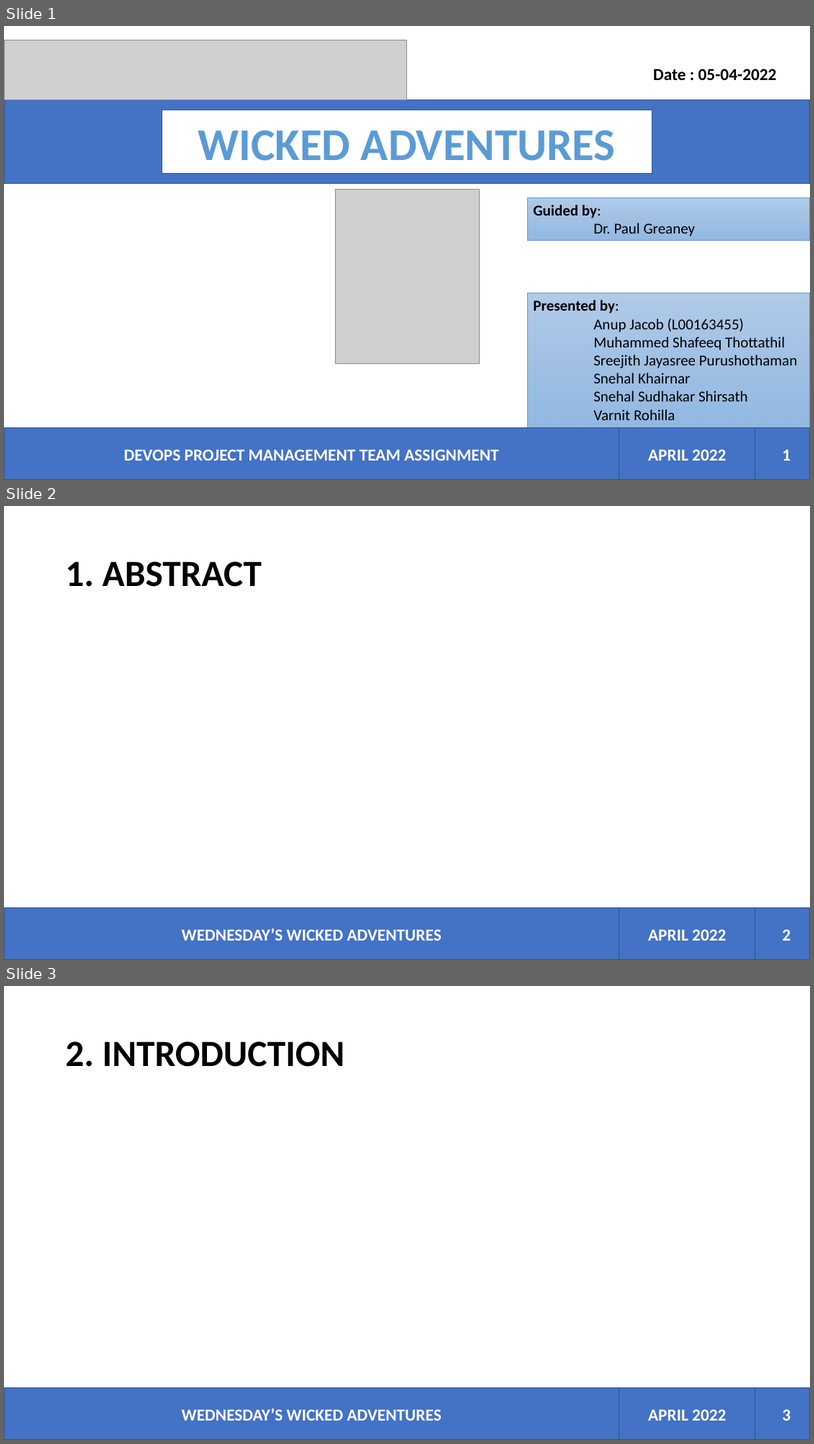
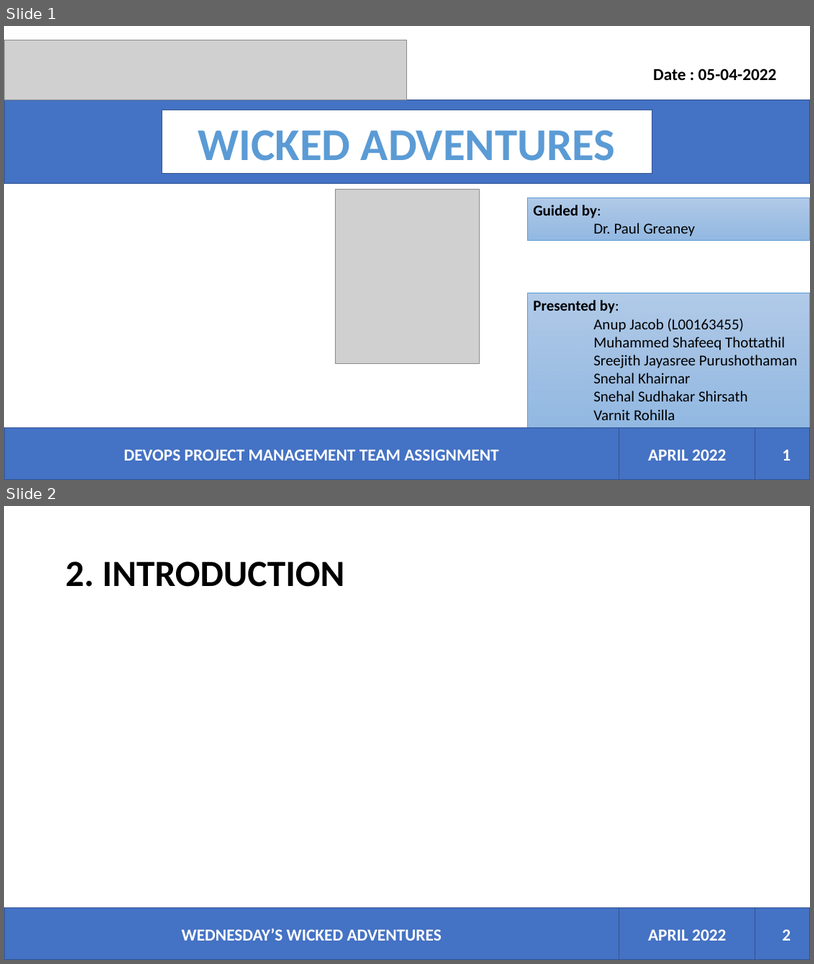
Before and after one commit to devopslecturer/awmsc2022, a slide deck: Wicked Adventures.pptx. Shown one above the other, each under a label of ours: slides 1, 2 and 3 before the commit, slides 1 and 2 after it. The pictures are 814x1444 and 814x964 pixels, drawn with LibreOffice and Linux fonts; fonts in the diff are those of the drawing; grey boxes stand for pictures. Boxes give left, top, right and bottom in pixels: in the first picture for what was removed or moved away, otherwise in the second. Text is boxed around its words. In the diff, an @@ line names an element or a change of style, - is before the commit and + after.

Commit message:
Updated the presentation with Abstract page removed

```diff
--- a/Wicked Adventures.pptx
+++ b/Wicked Adventures.pptx
@@ slide 2 removed at bbox=[4, 506, 810, 960], background #FFFFFF @@
@@ title removed at bbox=[65, 561, 262, 587] @@
-1. ABSTRACT
@@ rectangle removed at bbox=[4, 908, 620, 960] @@
-WEDNESDAY’S WICKED ADVENTURES
@@ rectangle removed at bbox=[620, 908, 756, 960] @@
-APRIL 2022
@@ rectangle removed at bbox=[756, 908, 810, 960] @@
@@ page number removed at bbox=[782, 929, 791, 940] @@
-2
@@ what was slide 3 is now slide 2 @@
@@ page number at bbox=[782, 929, 791, 940]: text changed @@
-3
+2
```
Also in this commit, not shown: 1 slide changed.
